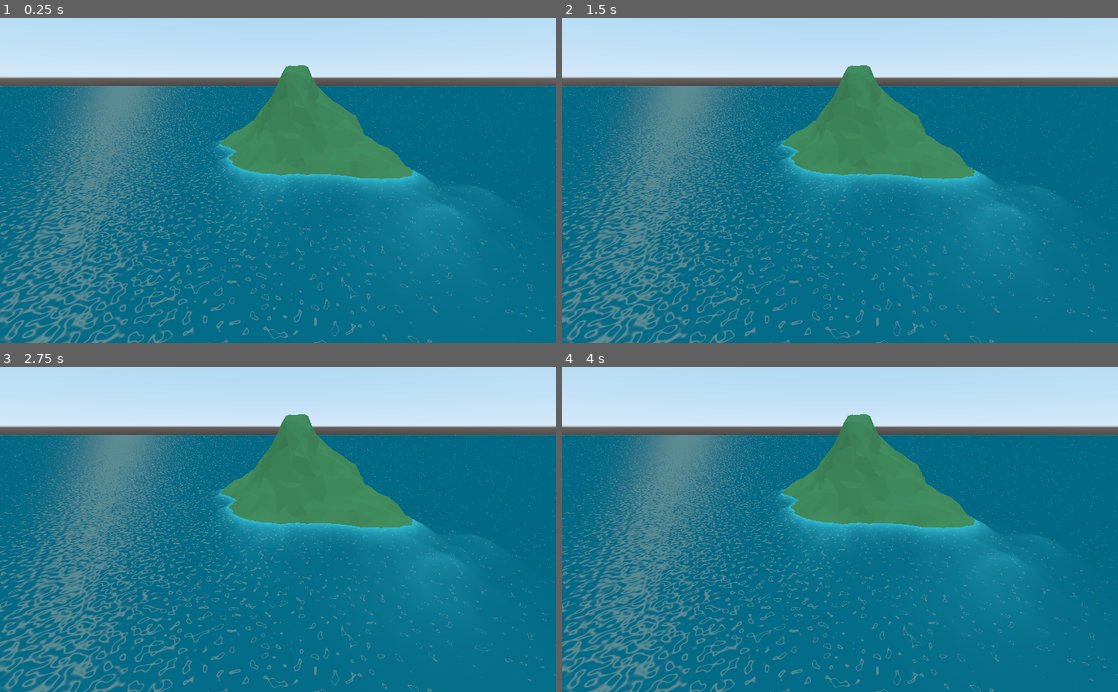
Above: before the commit, frames 1-4 (two rows, left to right).
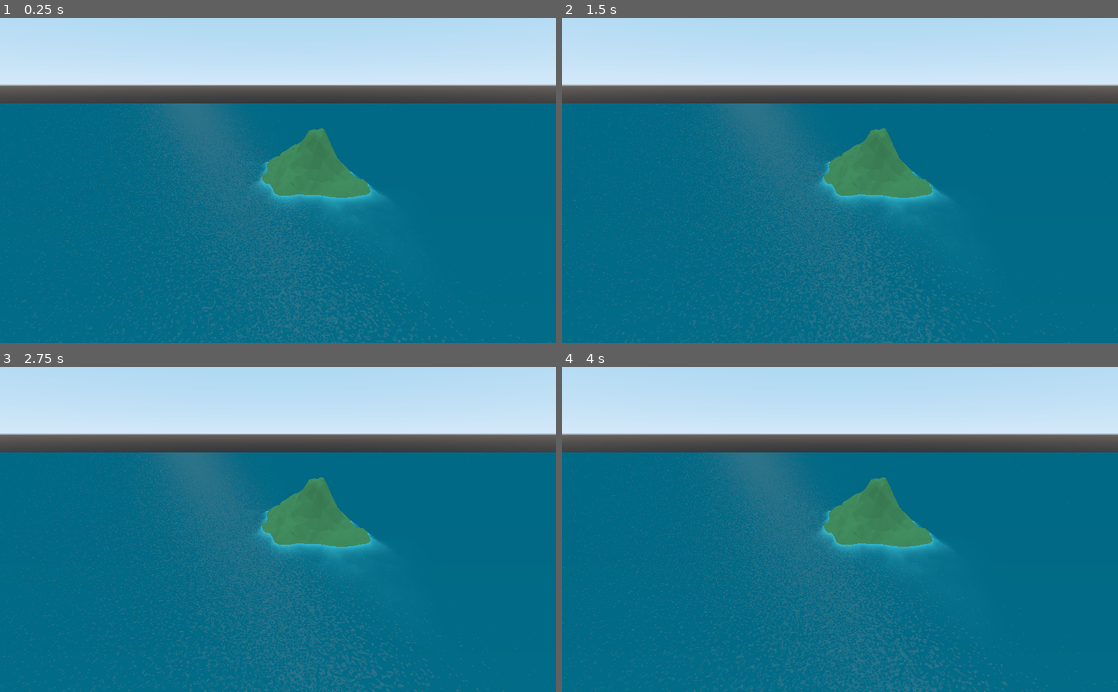
Above: after the commit, the same moments.

Repository: Shapkofil/ShaderSundays
Game: Godot game, scene res://Scenes/Main.tscn
Same seed, same stepped clock (60 frames per second), same inputs: the game is played once before the commit and once after it. Before the commit the project has no main scene; this scene is started directly in both runs.
Inputs:
- Up to frame 1 (0.25 s): no input
- Up to frame 2 (1.5 s): no input
- Up to frame 3 (2.75 s): no input
- Up to frame 4 (4 s): no input

The runs differ from the first frame. In frame 1, 34% of the frame differs, in the area x 0-100%, y 14-100%; in frame 2, 34%; in frame 3, 34%; in frame 4, 34%.

Commit message:
LICENSE and clean the ocean

Diff:
--- a/Ep2:Water/Scenes/Main.tscn
+++ b/Ep2:Water/Scenes/Main.tscn
@@ -1,233 +1,24 @@
 [gd_scene load_steps=7 format=2]
 
 [ext_resource path="res://Assets/OBJs/island.obj" type="ArrayMesh" id=1]
+[ext_resource path="res://Shaders/Water.shader" type="Shader" id=2]
 
 [sub_resource type="QuadMesh" id=1]
 size = Vector2( 2000, 2000 )
 
-[sub_resource type="Shader" id=2]
-code = "shader_type spatial;
-render_mode unshaded;
-
-const vec3 ocean_normal = vec3(0.0, 1.0, 0.0);
-
-uniform vec4 ocean_color :hint_color;
-uniform vec4 deep_ocean_color: hint_color;
-uniform float sea_level;
-uniform float ocean_depth;
-
-uniform float specular_strength;
-uniform vec4 specular_color:hint_color;
-uniform float specular_smoothness;
-uniform vec3 sun_dir;
-
-uniform float wave_scale = 0.6;
-uniform float wave_speed = 0.7;
-uniform float wave_strength:hint_range(0, 1) = 0.1;
-
-//	Classic Perlin 3D Noise
-//	by Stefan Gustavson
-//
-vec4 permute(vec4 x){return mod(((x*34.0)+1.0)*x, 289.0);}
-vec4 taylorInvSqrt(vec4 r){return 1.79284291400159 - 0.85373472095314 * r;}
-vec4 fade(vec4 t) {return t*t*t*(t*(t*6.0-15.0)+10.0);}
-
-float cnoise(vec4 P){
-  vec4 Pi0 = floor(P); // Integer part for indexing
-  vec4 Pi1 = Pi0 + 1.0; // Integer part + 1
-  Pi0 = mod(Pi0, 289.0);
-  Pi1 = mod(Pi1, 289.0);
-  vec4 Pf0 = fract(P); // Fractional part for interpolation
-  vec4 Pf1 = Pf0 - 1.0; // Fractional part - 1.0
-  vec4 ix = vec4(Pi0.x, Pi1.x, Pi0.x, Pi1.x);
-  vec4 iy = vec4(Pi0.yy, Pi1.yy);
-  vec4 iz0 = vec4(Pi0.zzzz);
-  vec4 iz1 = vec4(Pi1.zzzz);
-  vec4 iw0 = vec4(Pi0.wwww);
-  vec4 iw1 = vec4(Pi1.wwww);
-
-  vec4 ixy = permute(permute(ix) + iy);
-  vec4 ixy0 = permute(ixy + iz0);
-  vec4 ixy1 = permute(ixy + iz1);
-  vec4 ixy00 = permute(ixy0 + iw0);
-  vec4 ixy01 = permute(ixy0 + iw1);
-  vec4 ixy10 = permute(ixy1 + iw0);
-  vec4 ixy11 = permute(ixy1 + iw1);
-
-  vec4 gx00 = ixy00 / 7.0;
-  vec4 gy00 = floor(gx00) / 7.0;
-  vec4 gz00 = floor(gy00) / 6.0;
-  gx00 = fract(gx00) - 0.5;
-  gy00 = fract(gy00) - 0.5;
-  gz00 = fract(gz00) - 0.5;
-  vec4 gw00 = vec4(0.75) - abs(gx00) - abs(gy00) - abs(gz00);
-  vec4 sw00 = step(gw00, vec4(0.0));
-  gx00 -= sw00 * (step(0.0, gx00) - 0.5);
-  gy00 -= sw00 * (step(0.0, gy00) - 0.5);
-
-  vec4 gx01 = ixy01 / 7.0;
-  vec4 gy01 = floor(gx01) / 7.0;
-  vec4 gz01 = floor(gy01) / 6.0;
-  gx01 = fract(gx01) - 0.5;
-  gy01 = fract(gy01) - 0.5;
-  gz01 = fract(gz01) - 0.5;
-  vec4 gw01 = vec4(0.75) - abs(gx01) - abs(gy01) - abs(gz01);
-  vec4 sw01 = step(gw01, vec4(0.0));
-  gx01 -= sw01 * (step(0.0, gx01) - 0.5);
-  gy01 -= sw01 * (step(0.0, gy01) - 0.5);
-
-  vec4 gx10 = ixy10 / 7.0;
-  vec4 gy10 = floor(gx10) / 7.0;
-  vec4 gz10 = floor(gy10) / 6.0;
-  gx10 = fract(gx10) - 0.5;
-  gy10 = fract(gy10) - 0.5;
-  gz10 = fract(gz10) - 0.5;
-  vec4 gw10 = vec4(0.75) - abs(gx10) - abs(gy10) - abs(gz10);
-  vec4 sw10 = step(gw10, vec4(0.0));
-  gx10 -= sw10 * (step(0.0, gx10) - 0.5);
-  gy10 -= sw10 * (step(0.0, gy10) - 0.5);
-
-  vec4 gx11 = ixy11 / 7.0;
-  vec4 gy11 = floor(gx11) / 7.0;
-  vec4 gz11 = floor(gy11) / 6.0;
-  gx11 = fract(gx11) - 0.5;
-  gy11 = fract(gy11) - 0.5;
-  gz11 = fract(gz11) - 0.5;
-  vec4 gw11 = vec4(0.75) - abs(gx11) - abs(gy11) - abs(gz11);
-  vec4 sw11 = step(gw11, vec4(0.0));
-  gx11 -= sw11 * (step(0.0, gx11) - 0.5);
-  gy11 -= sw11 * (step(0.0, gy11) - 0.5);
-
-  vec4 g0000 = vec4(gx00.x,gy00.x,gz00.x,gw00.x);
-  vec4 g1000 = vec4(gx00.y,gy00.y,gz00.y,gw00.y);
-  vec4 g0100 = vec4(gx00.z,gy00.z,gz00.z,gw00.z);
-  vec4 g1100 = vec4(gx00.w,gy00.w,gz00.w,gw00.w);
-  vec4 g0010 = vec4(gx10.x,gy10.x,gz10.x,gw10.x);
-  vec4 g1010 = vec4(gx10.y,gy10.y,gz10.y,gw10.y);
-  vec4 g0110 = vec4(gx10.z,gy10.z,gz10.z,gw10.z);
-  vec4 g1110 = vec4(gx10.w,gy10.w,gz10.w,gw10.w);
-  vec4 g0001 = vec4(gx01.x,gy01.x,gz01.x,gw01.x);
-  vec4 g1001 = vec4(gx01.y,gy01.y,gz01.y,gw01.y);
-  vec4 g0101 = vec4(gx01.z,gy01.z,gz01.z,gw01.z);
-  vec4 g1101 = vec4(gx01.w,gy01.w,gz01.w,gw01.w);
-  vec4 g0011 = vec4(gx11.x,gy11.x,gz11.x,gw11.x);
-  vec4 g1011 = vec4(gx11.y,gy11.y,gz11.y,gw11.y);
-  vec4 g0111 = vec4(gx11.z,gy11.z,gz11.z,gw11.z);
-  vec4 g1111 = vec4(gx11.w,gy11.w,gz11.w,gw11.w);
-
-  vec4 norm00 = taylorInvSqrt(vec4(dot(g0000, g0000), dot(g0100, g0100), dot(g1000, g1000), dot(g1100, g1100)));
-  g0000 *= norm00.x;
-  g0100 *= norm00.y;
-  g1000 *= norm00.z;
-  g1100 *= norm00.w;
-
-  vec4 norm01 = taylorInvSqrt(vec4(dot(g0001, g0001), dot(g0101, g0101), dot(g1001, g1001), dot(g1101, g1101)));
-  g0001 *= norm01.x;
-  g0101 *= norm01.y;
-  g1001 *= norm01.z;
-  g1101 *= norm01.w;
-
-  vec4 norm10 = taylorInvSqrt(vec4(dot(g0010, g0010), dot(g0110, g0110), dot(g1010, g1010), dot(g1110, g1110)));
-  g0010 *= norm10.x;
-  g0110 *= norm10.y;
-  g1010 *= norm10.z;
-  g1110 *= norm10.w;
-
-  vec4 norm11 = taylorInvSqrt(vec4(dot(g0011, g0011), dot(g0111, g0111), dot(g1011, g1011), dot(g1111, g1111)));
-  g0011 *= norm11.x;
-  g0111 *= norm11.y;
-  g1011 *= norm11.z;
-  g1111 *= norm11.w;
-
-  float n0000 = dot(g0000, Pf0);
-  float n1000 = dot(g1000, vec4(Pf1.x, Pf0.yzw));
-  float n0100 = dot(g0100, vec4(Pf0.x, Pf1.y, Pf0.zw));
-  float n1100 = dot(g1100, vec4(Pf1.xy, Pf0.zw));
-  float n0010 = dot(g0010, vec4(Pf0.xy, Pf1.z, Pf0.w));
-  float n1010 = dot(g1010, vec4(Pf1.x, Pf0.y, Pf1.z, Pf0.w));
-  float n0110 = dot(g0110, vec4(Pf0.x, Pf1.yz, Pf0.w));
-  float n1110 = dot(g1110, vec4(Pf1.xyz, Pf0.w));
-  float n0001 = dot(g0001, vec4(Pf0.xyz, Pf1.w));
-  float n1001 = dot(g1001, vec4(Pf1.x, Pf0.yz, Pf1.w));
-  float n0101 = dot(g0101, vec4(Pf0.x, Pf1.y, Pf0.z, Pf1.w));
-  float n1101 = dot(g1101, vec4(Pf1.xy, Pf0.z, Pf1.w));
-  float n0011 = dot(g0011, vec4(Pf0.xy, Pf1.zw));
-  float n1011 = dot(g1011, vec4(Pf1.x, Pf0.y, Pf1.zw));
-  float n0111 = dot(g0111, vec4(Pf0.x, Pf1.yzw));
-  float n1111 = dot(g1111, Pf1);
-
-  vec4 fade_xyzw = fade(Pf0);
-  vec4 n_0w = mix(vec4(n0000, n1000, n0100, n1100), vec4(n0001, n1001, n0101, n1101), fade_xyzw.w);
-  vec4 n_1w = mix(vec4(n0010, n1010, n0110, n1110), vec4(n0011, n1011, n0111, n1111), fade_xyzw.w);
-  vec4 n_zw = mix(n_0w, n_1w, fade_xyzw.z);
-  vec2 n_yzw = mix(n_zw.xy, n_zw.zw, fade_xyzw.y);
-  float n_xyzw = mix(n_yzw.x, n_yzw.y, fade_xyzw.x);
-  return 2.2 * n_xyzw;
-}
-
-void vertex()
-{
-	POSITION = vec4(VERTEX, 1.0);
-}
-
-float plaIntersect( in vec3 ro, in vec3 rd, in vec4 p)
-{
-	float dst = -(dot(ro, p.xyz) + p.w)/dot(rd, p.xyz);
-	dst = dst<0.0?99999.0:dst;
-	return dst;
-}
-
-void fragment()
-{
-	float depth = texture(DEPTH_TEXTURE, SCREEN_UV).x;
-	vec3 ndc = vec3(SCREEN_UV, depth) * 2.0 -1.0;
-	vec4 view = INV_PROJECTION_MATRIX * vec4(ndc, 1.0);
-	vec4 pos = CAMERA_MATRIX * view;
-	pos.xyz /= pos.w;
-
-	view.xyz /= view.w;
-	float linear_depth = -view.z;
-
-	vec3 camera_pos = (CAMERA_MATRIX * vec4(0.0 , 0.0, 0.0, 1.0)).xyz;
-	vec3 ray_dir = (pos.xyz - camera_pos)/linear_depth;
-
-	float dstToOcean = plaIntersect(camera_pos, ray_dir, vec4(ocean_normal, -sea_level));
-	float oceanViewDepth = linear_depth - dstToOcean;
-
-	if(oceanViewDepth > 0.0)
-	{
-		float t = 1.0 - exp(-oceanViewDepth/ ocean_depth);
-
-		vec3 oceanIntersection = camera_pos + ray_dir * dstToOcean;
-		vec3 wave_normal = vec3(cnoise(vec4(oceanIntersection.xz * wave_scale, 0.0, 1.0)));
-		wave_normal = mix(ocean_normal, wave_normal, wave_strength);
-
-		float specular_angle = dot(normalize(sun_dir), reflect(ray_dir, wave_normal));
-		float specular_exponent = specular_angle / (1.0 - specular_smoothness);
-		float specular_highlight = exp(-specular_exponent * specular_exponent);
-
-		ALBEDO = mix(ocean_color, deep_ocean_color, t).xyz;
-		ALBEDO += specular_highlight * specular_color.xyz * specular_strength;
-	}
-	else
-	{
-		ALBEDO = texture(SCREEN_TEXTURE, SCREEN_UV).xyz;
-	}
-}"
-
 [sub_resource type="ShaderMaterial" id=3]
-shader = SubResource( 2 )
+shader = ExtResource( 2 )
 shader_param/ocean_color = Color( 0.192157, 0.733333, 0.827451, 1 )
 shader_param/deep_ocean_color = Color( 0.00392157, 0.415686, 0.52549, 1 )
+shader_param/specular_color = Color( 0.756863, 0.807843, 0.568627, 1 )
+shader_param/ocean_depth = 5.0
 shader_param/sea_level = 20.0
-shader_param/ocean_depth = 5.0
-shader_param/specular_strength = 0.2
-shader_param/specular_color = Color( 0.756863, 0.807843, 0.568627, 1 )
 shader_param/specular_smoothness = 0.9
-shader_param/sun_dir = Vector3( 1, 1, 1 )
-shader_param/wave_scale = 0.7
+shader_param/specular_strenght = 0.05
+shader_param/sun_pos = Vector3( -20, -20, -20 )
+shader_param/wave_scale = 0.6
 shader_param/wave_speed = 0.7
-shader_param/wave_strength = 0.62
+shader_param/wave_strength = 0.5
 
 [sub_resource type="QuadMesh" id=4]
 material = SubResource( 3 )
@@ -250,7 +41,7 @@
 material/0 = null
 
 [node name="Camera" type="Camera" parent="."]
-transform = Transform( -0.245437, -0.39359, 0.885916, 0, 0.913869, 0.406009, -0.969412, 0.0996498, -0.224298, 118.197, 55.0967, -13.769 )
+transform = Transform( 0.397301, 0.349031, -0.848722, 0, 0.924848, 0.380337, 0.917688, -0.151108, 0.367443, -184.962, 92.1662, 52.8006 )
 current = true
 far = 1000.0
 
--- a/Ep2:Water/Shaders/Water.shader
+++ b/Ep2:Water/Shaders/Water.shader
@@ -1,20 +1,39 @@
+/*
+Copyright © 2020 Shapkofil
+
+Permission is hereby granted, free of charge, to any person obtaining a copy of this software and associated documentation files
+(the “Software”), to deal in the Software without restriction, including without limitation the rights to use, copy, modify, merge,
+publish, distribute, sublicense, and/or sell copies of the Software, and to permit persons to whom the Software is furnished
+to do so, subject to the following conditions:
+
+The above copyright notice and this permission notice shall be included in all copies or substantial portions of the Software.
+
+THE SOFTWARE IS PROVIDED “AS IS”, WITHOUT WARRANTY OF ANY KIND, EXPRESS OR IMPLIED,
+INCLUDING BUT NOT LIMITED TO THE WARRANTIES OF MERCHANTABILITY,
+FITNESS FOR A PARTICULAR PURPOSE AND NONINFRINGEMENT.
+IN NO EVENT SHALL THE AUTHORS OR COPYRIGHT HOLDERS BE LIABLE FOR ANY CLAIM,
+DAMAGES OR OTHER LIABILITY, WHETHER IN AN ACTION OF CONTRACT, TORT OR OTHERWISE, ARISING FROM,
+OUT OF OR IN CONNECTION WITH THE SOFTWARE OR THE USE OR OTHER DEALINGS IN THE SOFTWARE.
+*/
+
 shader_type spatial;
 render_mode unshaded;
 
+const vec3 ocean_normal = vec3(0.0, 1.0, 0.0);
+
 uniform vec4 ocean_color: hint_color = vec4(1.0);
 uniform vec4 deep_ocean_color: hint_color = vec4(0.5);
-uniform vec4 specular_color: hint_color = vec4(0.5);
-uniform float ocean_depth = 100.0;
-uniform float sea_level = 1.0;
+uniform vec4 specular_color: hint_color = vec4(1.0);
+uniform float ocean_depth = 5.0;
+uniform float sea_level = 20.0;
 
-uniform float specular_power :hint_range(0.0,1.0) = 0.6;
+uniform float specular_smoothness :hint_range(0.0,1.0) = 0.9;
 uniform float specular_strenght = 0.2;
-uniform vec3 ocean_normal = vec3(0.0, 1.0, 0.0);
 uniform vec3 sun_pos = vec3(-20.0);
 
 uniform float wave_scale = 0.6;
 uniform float wave_speed = 0.7;
-uniform float wave_strength:hint_range(0,1) = 0.1;
+uniform float wave_strength:hint_range(0,1) = 0.5;
 
 // 	<www.shadertoy.com/view/XsX3zB>
 //	by Nikita Miropolskiy
@@ -117,11 +136,11 @@
     	wave_normal = mix(ocean_normal, wave_normal, wave_strength);
 
 		float specular_angle = dot(normalize(sun_pos), reflect(ray_dir,wave_normal));
-		float specular_exponent = specular_angle / (1.0 - specular_power);
+		float specular_exponent = specular_angle / (1.0 - specular_smoothness);
 		float specular_highlight = exp(-specular_exponent * specular_exponent);
 
 		ALBEDO = mix(ocean_color, deep_ocean_color, t).xyz;
-		//ALBEDO += specular_highlight * specular_color.xyz * specular_strenght * float(dstToOcean>0.0);
+		ALBEDO += specular_highlight * specular_color.xyz * specular_strenght * float(dstToOcean>0.0);
 	}
 	else
 	{
--- a/Ep2:Water/project.godot
+++ b/Ep2:Water/project.godot
@@ -16,6 +16,7 @@
 [application]
 
 config/name="Ep 2: Water"
+run/main_scene="res://Scenes/Main.tscn"
 config/icon="res://icon.png"
 
 [rendering]
